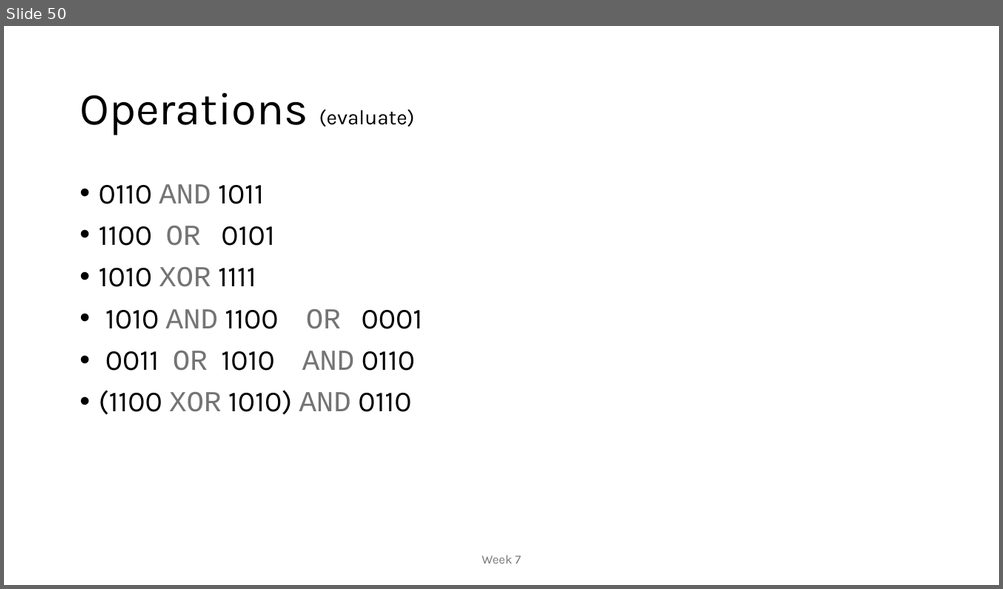
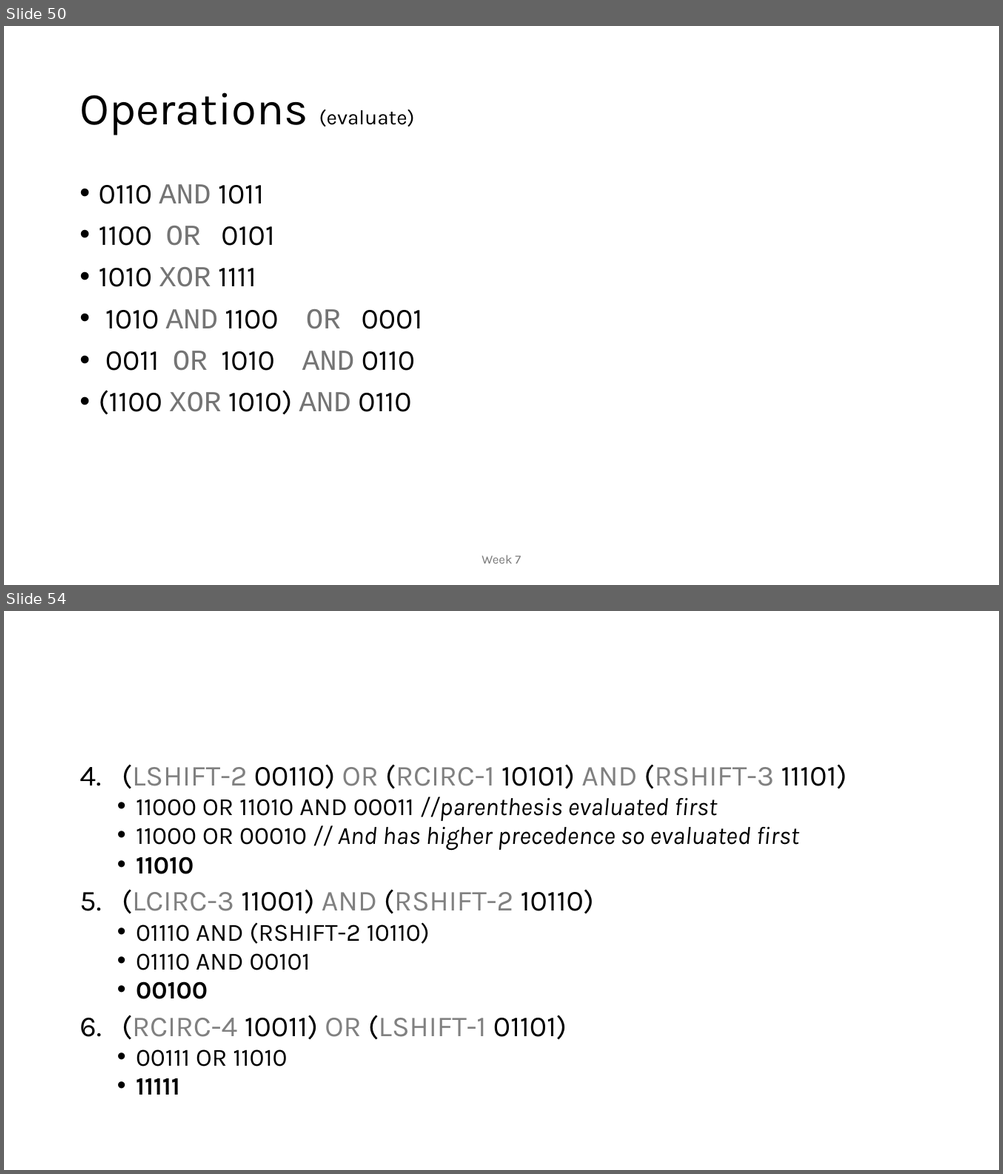
Before and after one commit to MoklaEducation/ems_winter_2025_acsl101, a slide deck: all/ExploringCSConceptsViaACSLCompetitions_all.pptx. Shown one above the other, each under a label of ours: slide 50 before the commit, slides 50 and 54 after it; the slides between them are not shown. The pictures are 1003x589 and 1003x1174 pixels, drawn with LibreOffice and Linux fonts; fonts in the diff are those of the drawing. Boxes give left, top, right and bottom in pixels: in the first picture for what was removed or moved away, otherwise in the second. Text is boxed around its words. In the diff, an @@ line names an element or a change of style, - is before the commit and + after.

```diff
--- a/all/ExploringCSConceptsViaACSLCompetitions_all.pptx
+++ b/all/ExploringCSConceptsViaACSLCompetitions_all.pptx
@@ slide 54 added at bbox=[4, 611, 999, 1170], background #FFFFFF @@
@@ text added at bbox=[122, 764, 847, 1095], 24 pt, text #000000 @@
+4. (LSHIFT-2 00110) OR (RCIRC-1 10101) AND (RSHIFT-3 11101)
+  • 11000 OR 11010 AND 00011 //parenthesis evaluated first
+  • 11000 OR 00010 // And has higher precedence so evaluated first
+  • 11010
+5. (LCIRC-3 11001) AND (RSHIFT-2 10110)
+  • 01110 AND (RSHIFT-2 10110)
+  • 01110 AND 00101
+  • 00100
+6. (RCIRC-4 10011) OR (LSHIFT-1 01101)
+  • 00111 OR 11010
+  • 11111
```
Also in this commit, not shown: 2 slides changed, 4 other slides added, 1 other file.
